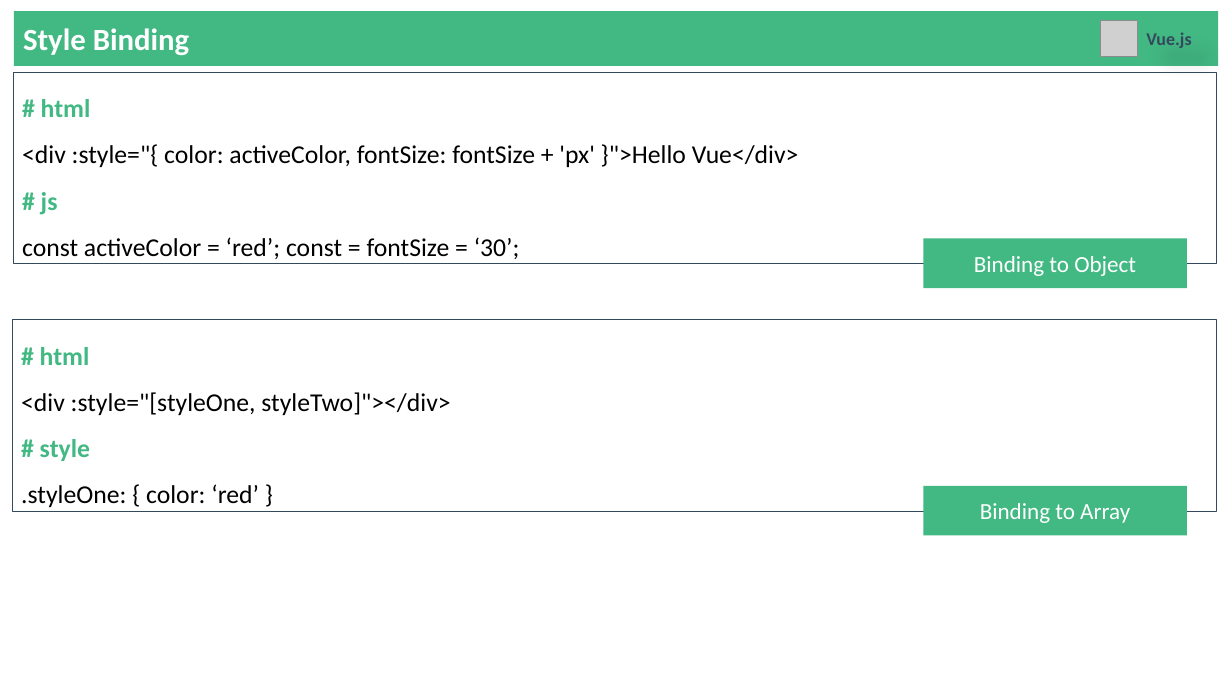
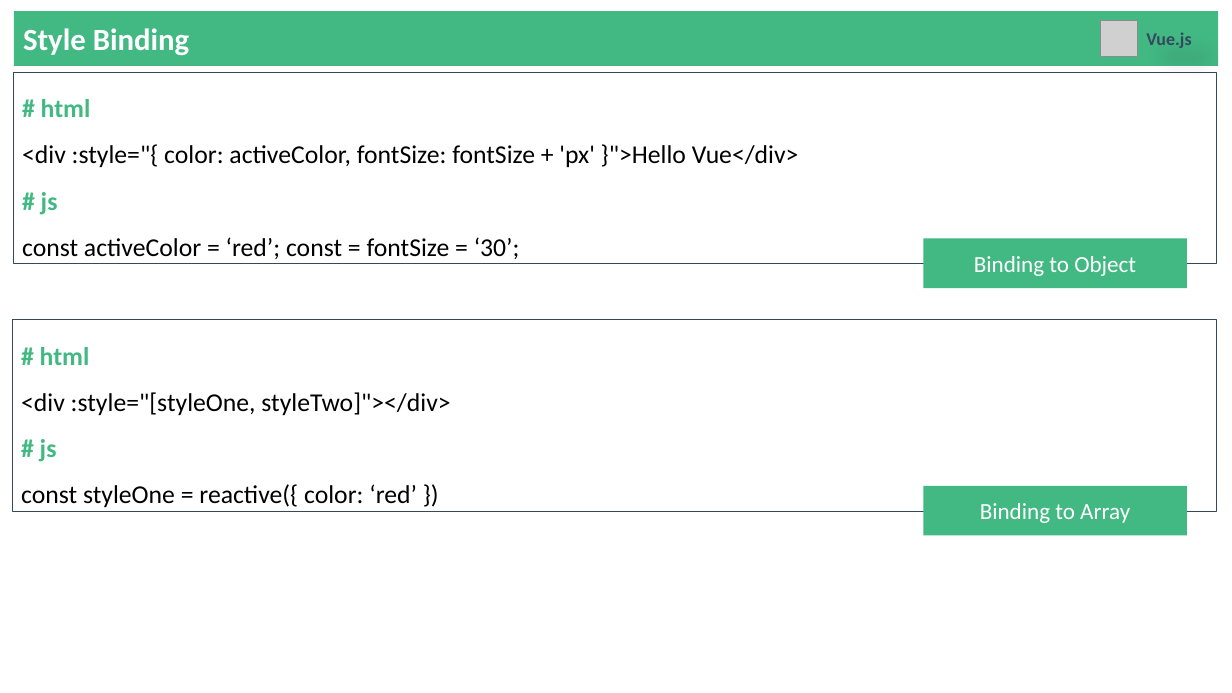
Before and after one commit to YeMyintSoeKMD/vue-creating, a slide deck: slide 22 of 9. Vue.js - Basic to Advance.pptx. Drawn at 1232x693 pixels with LibreOffice and Linux fonts; fonts in the diff are those of the drawing; grey boxes stand for pictures. Boxes give left, top, right and bottom in pixels: in the first picture for what was removed or moved away, otherwise in the second. Text is boxed around its words. In the diff, an @@ line names an element or a change of style, - is before the commit and + after.

```diff
--- a/9. Vue.js - Basic to Advance.pptx
+++ b/9. Vue.js - Basic to Advance.pptx
@@ text in rectangle at [21, 439, 417, 507]: text changed @@
-# style
-.styleOne: { color: ‘red’ }
+# js
+const styleOne = reactive({ color: ‘red’ })
```
Also in this commit, not shown: 10 other slides changed, 7 slides added, 10 other files.
